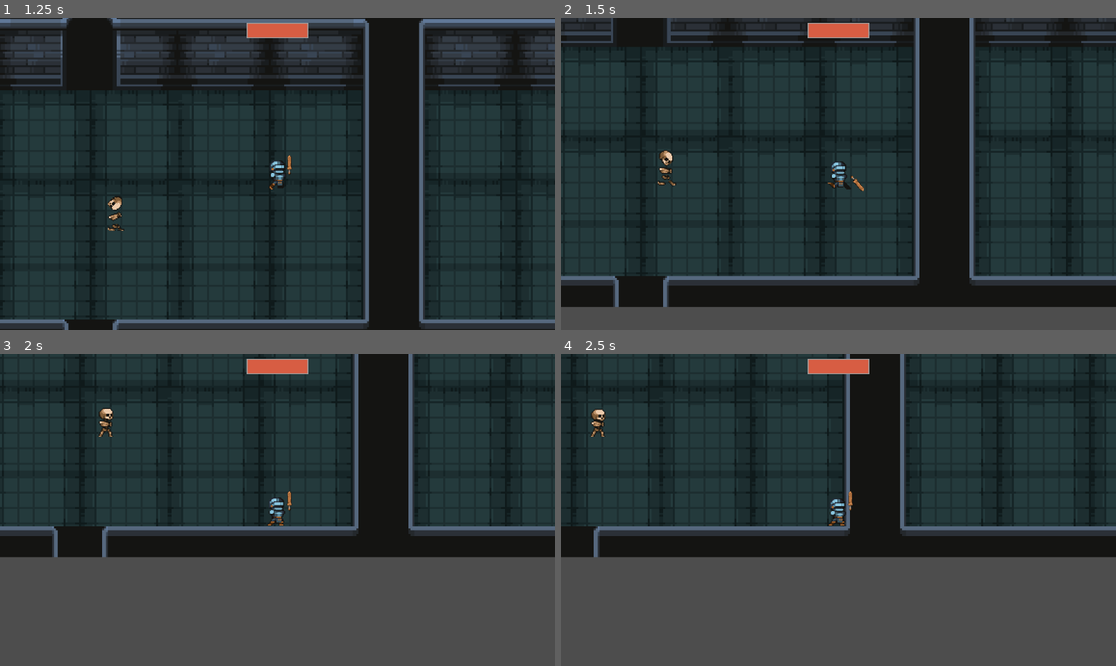
Above: before the commit, frames 1-4 (two rows, left to right).
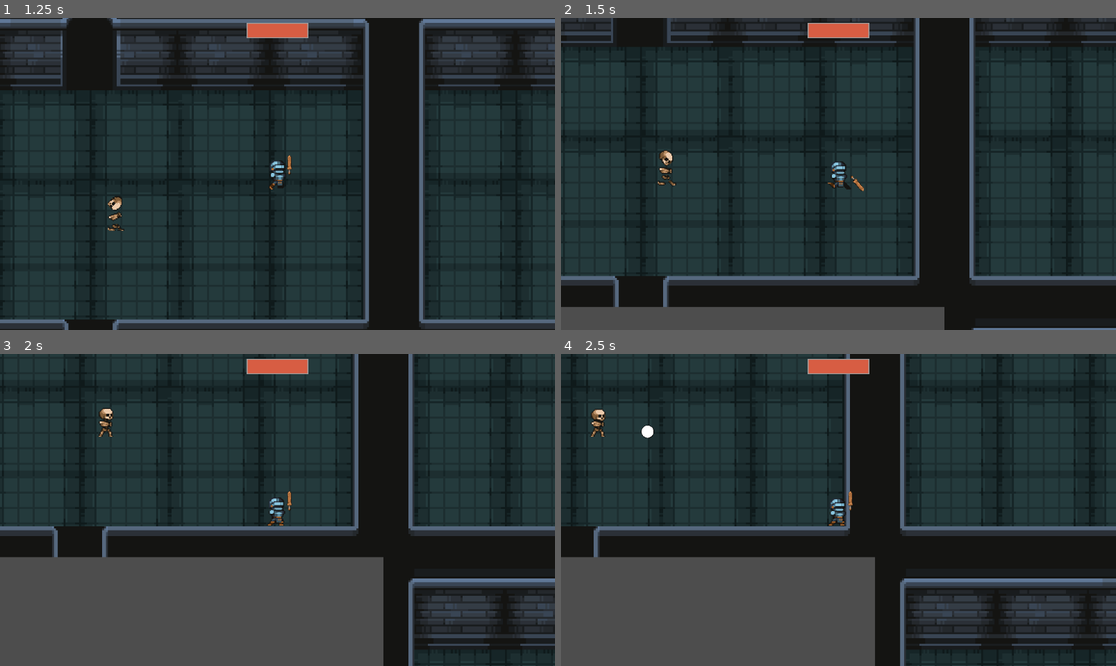
Above: after the commit, the same moments.

Repository: Robert-Riordan-UCD/GameDevJourney
Game: Godot game, scene res://World/Levels/level.tscn
Two runs of this game, one before a commit and one after it. Both use one fixed random seed, a clock stepped at 60 frames per second and the inputs below.
Inputs (mouse positions are in pixels of both pictures, inside the frame that each line leads up to):
- Up to frame 1 (1.25 s): move the mouse to (399, 158) at 0.52 s; hold D (player_right) from 0.53 s (still down); hold Space (player_dash) from 0.53 s (still down)
- Up to frame 2 (1.5 s): move the mouse to (727, 189) at 1.27 s; release D (player_right) at 1.28 s; release Space (player_dash) at 1.28 s; hold S (player_down) from 1.28 s (still down); click (727, 189) at 1.35 s
- Up to frame 3 (2 s): keep holding S (player_down)
- Up to frame 4 (2.5 s): move the mouse to (894, 441) at 2.02 s; release S (player_down) at 2.03 s; hold D (player_right) from 2.03 s (still down); hold Space (player_dash) from 2.03 s (still down)

Frame 1 is identical in both runs. In frame 2, 2.3% of the frame differs, in the area x 69-100%, y 92-100%; in frame 3, 10%; in frame 4, 14%, in the area x 14-100%, y 22-100%.

Commit message:
Added a burst of bullets spawner that targets the player

Diff:
--- /dev/null
+++ b/Rougelike_Bullethell_Dungeon_Crawler/Bullets/burst_bullet_spawner.gd
@@ -0,0 +1,37 @@
+class_name BurstBulletSpawner
+extends BulletSpawner
+
+@export var on_time:float = 0.5
+@export var off_time:float = 1.5
+@export var target:Node2D = null
+
+@onready var burst_on_timer: Timer = $BurstOnTimer
+@onready var burst_off_timer: Timer = $BurstOffTimer
+
+func _ready() -> void:
+	burst_on_timer.wait_time = on_time
+	burst_off_timer.wait_time = off_time
+
+	if target == null:
+		target = get_tree().get_nodes_in_group("player")[0]
+
+func enable():
+	burst_on_timer.start()
+	bullet_spawn_timer.wait_time = 1/bullets_per_second
+	bullet_spawn_timer.start()
+
+func disable():
+	burst_on_timer.stop()
+	burst_off_timer.stop()
+	bullet_spawn_timer.stop()
+
+func _on_burst_on_timer_timeout() -> void:
+	burst_off_timer.start()
+	bullet_spawn_timer.stop()
+
+func _on_burst_off_timer_timeout() -> void:
+	burst_on_timer.start()
+	bullet_spawn_timer.start()
+	if target:
+		look_at(target.global_position)
+		rotation -= on_time*rotation_speed/2
--- /dev/null
+++ b/Rougelike_Bullethell_Dungeon_Crawler/Bullets/burst_bullet_spawner.tscn
@@ -0,0 +1,21 @@
+[gd_scene load_steps=3 format=3 uid="uid://cuyd1yw3aunkv"]
+
+[ext_resource type="PackedScene" uid="uid://c5dxg0k1tihbq" path="res://Bullets/bullet_spawner.tscn" id="1_bi2ad"]
+[ext_resource type="Script" path="res://Bullets/burst_bullet_spawner.gd" id="2_fqynp"]
+
+[node name="BurstBulletSpawner" instance=ExtResource("1_bi2ad")]
+script = ExtResource("2_fqynp")
+on_time = 0.5
+off_time = 1.5
+bullets_per_second = 1.0
+bullets_per_gap = -1
+rotation_speed = 3.14159
+
+[node name="BurstOnTimer" type="Timer" parent="." index="1"]
+one_shot = true
+
+[node name="BurstOffTimer" type="Timer" parent="." index="2"]
+one_shot = true
+
+[connection signal="timeout" from="BurstOnTimer" to="." method="_on_burst_on_timer_timeout"]
+[connection signal="timeout" from="BurstOffTimer" to="." method="_on_burst_off_timer_timeout"]
--- a/Rougelike_Bullethell_Dungeon_Crawler/Player/player.tscn
+++ b/Rougelike_Bullethell_Dungeon_Crawler/Player/player.tscn
@@ -146,7 +146,7 @@
 radius = 7.0
 height = 24.0
 
-[node name="Player" type="CharacterBody2D"]
+[node name="Player" type="CharacterBody2D" groups=["player"]]
 scale = Vector2(2, 2)
 collision_layer = 4
 collision_mask = 13
--- a/Rougelike_Bullethell_Dungeon_Crawler/Utilites/Utils.gd
+++ b/Rougelike_Bullethell_Dungeon_Crawler/Utilites/Utils.gd
@@ -1,11 +1,18 @@
 extends Node
 
 var bullet_spawner_scene:PackedScene = preload("res://Bullets/bullet_spawner.tscn")
+var burst_bullet_spawner_scene:PackedScene = preload("res://Bullets/burst_bullet_spawner.tscn")
 
 func _ready() -> void:
 	randomize()
 
 func new_random_bullet_spawner() -> BulletSpawner:
+	match randi()%2:
+		0: return default_spawner()
+		1: return burst_spawner()
+		_: return null
+
+func default_spawner() -> BulletSpawner:
 	var spawner:BulletSpawner = bullet_spawner_scene.instantiate()
 
 	spawner.bullets_per_second = randf_range(2, 4)
@@ -15,3 +22,16 @@
 	spawner.bullet_speed = randf_range(50, 75)
 
 	return spawner
+
+func burst_spawner() -> BurstBulletSpawner:
+	var spawner:BurstBulletSpawner = burst_bullet_spawner_scene.instantiate()
+
+	spawner.bullets_per_second = randf_range(8, 12)
+	spawner.size = randf_range(0.6, 0.8)
+	spawner.rotation_speed = randf_range(0.5*PI, 1.5*PI)
+	spawner.bullet_speed = randf_range(75, 100)
+
+	spawner.on_time = randf_range(0.3, 0.6)
+	spawner.off_time = randf_range(1.2, 2.0)
+
+	return spawner
--- a/Rougelike_Bullethell_Dungeon_Crawler/World/Levels/level.gd
+++ b/Rougelike_Bullethell_Dungeon_Crawler/World/Levels/level.gd
@@ -2,7 +2,7 @@
 
 @export var level:int = 1
 
-@onready var num_rooms:int = 2# min(int(3.33*level)+randi_range(5, 6), 20)
+@onready var num_rooms:int = min(int(3.33*level)+randi_range(5, 6), 20)
 @onready var room_scene:PackedScene = preload("res://World/Rooms/room.tscn")
 @onready var rooms:Node2D = $Rooms
 @onready var dead_ends:Array[Room] = []
--- a/Rougelike_Bullethell_Dungeon_Crawler/World/Rooms/room.gd
+++ b/Rougelike_Bullethell_Dungeon_Crawler/World/Rooms/room.gd
@@ -29,6 +29,7 @@
 	new_enemy.scale /= scale
 	new_enemy.connect("died", _on_enemy_died)
 	new_enemy.bullet_spawner = Utils.new_random_bullet_spawner()
+	await get_tree().process_frame
 	enemies.add_child(new_enemy)
 	new_enemy.global_position = global_position + Vector2(randf_range(left_spawn_limit, right_spawn_limit), randf_range(top_spawn_limit, bottom_spawn_limit))
 
